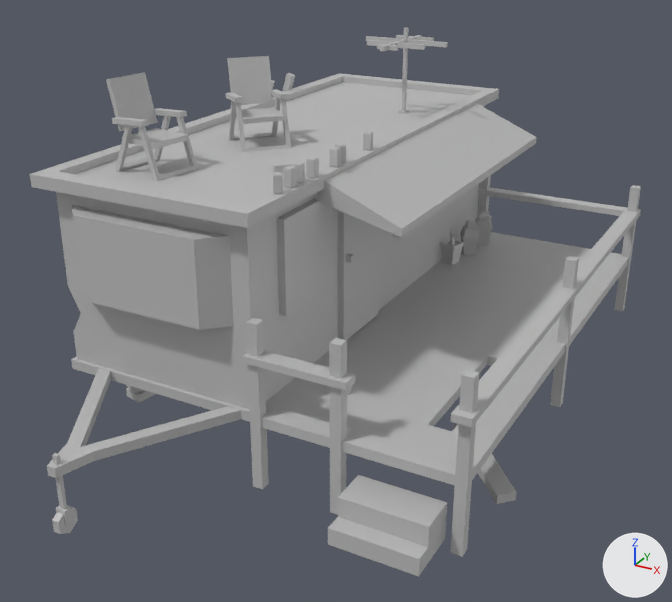
One commit to the FBX model Fire/Assets/SimpleApocalypse/_Models/Buildings/SA_Bld_Trailer_Damaged_03.fbx: the scene before it, then after it.
Rendered twice from a camera (50 mm lens) standing at (0.0858, -0.1644, 0.1007) and looking at (-0.0022, -0.0044, 0.0207). The lights are fixed; the arrows at lower right show +X, +Y and +Z. Where no turn or scale is listed for an object, it has been applied to the vertices.

In view in the first picture: 'SA_Bld_Trailer_Damaged_03', 'SA_Bld_Trailer_Extras_03'.
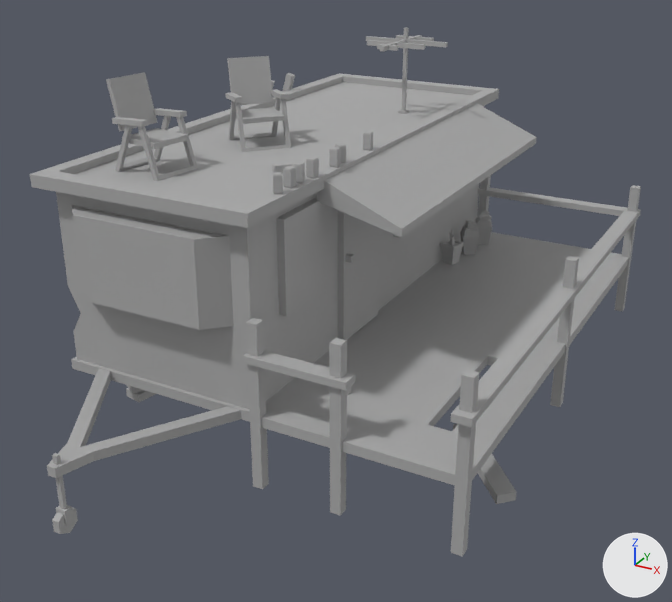
The change, as a list of edits to the scene's bpy script:
```text
Change mat_lambert1:
    mat_lambert1.base_color: (0.5, 0.5, 0.5) -> (0.4, 0.4, 0.4)  # grey #bcbcbc -> grey #aaaaaa
Change me_mesh:
    where me_mesh.from_pydata(...)  # 909 vertices, 836 faces; spans x -0.0443..0.0443, y -0.0738..0.0738, z -0.0013..0.0716
    used by ob_sa_bld_trailer_damaged_03; location = (0.0, 0.0, 0.0)
    me_mesh part 1: the loose piece of 20 vertices spanning x 0.0231..0.0398, y -0.0532..-0.0422, z 0.0..0.0074 is deleted
```

What differs and where, as boxes [x1, y1, x2, y2] in the pictures (672 x 602 px):
'SA_Bld_Trailer_Damaged_03', recoloured, reshaped
    before: [30, 27, 641, 577]
    after: [30, 27, 641, 557]
'SA_Bld_Trailer_Extras_03', recoloured
    both: [106, 56, 516, 504]
part 1 of me_mesh, deleted
    before: [328, 475, 447, 577]
